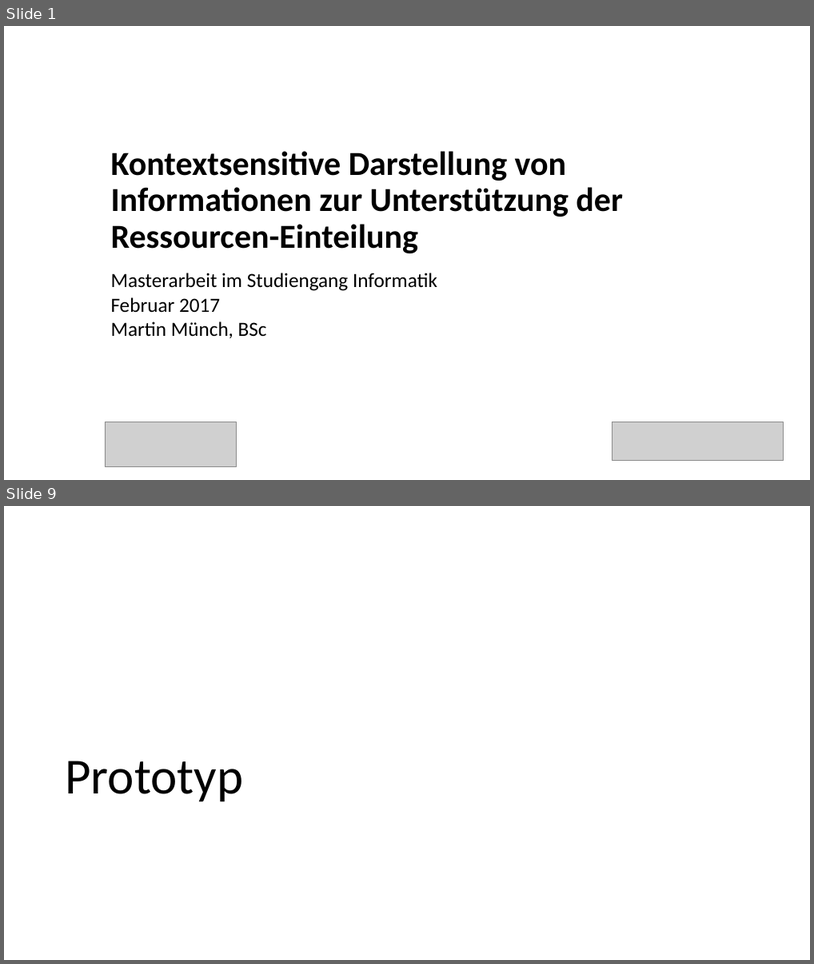
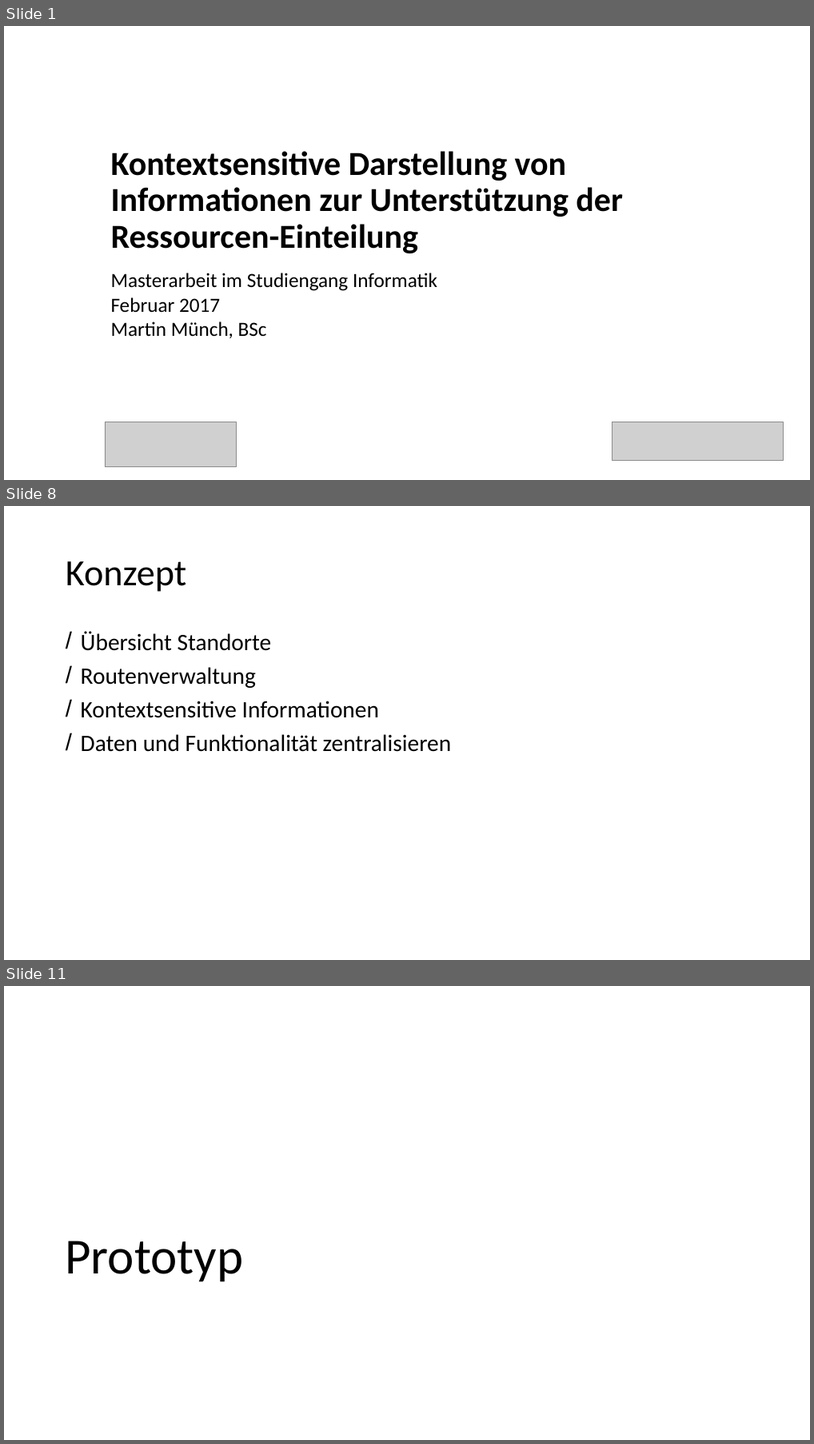
Before and after one commit to advocd/MasterThesis, a slide deck: Abgaben/Präsentation Masterarbeit/Präsentation Muench.pptx. Shown one above the other, each under a label of ours: slides 1 and 9 before the commit, slides 1, 8 and 11 after it; the slides between them are not shown. The pictures are 814x964 and 814x1444 pixels, drawn with LibreOffice and Linux fonts; fonts in the diff are those of the drawing; grey boxes stand for pictures. Boxes give left, top, right and bottom in pixels: in the first picture for what was removed or moved away, otherwise in the second. Text is boxed around its words. In the diff, an @@ line names an element or a change of style, - is before the commit and + after.

```diff
--- a/Abgaben/Präsentation Masterarbeit/Präsentation Muench.pptx
+++ b/Abgaben/Präsentation Masterarbeit/Präsentation Muench.pptx
@@ slide 8 added at (4,506,810,960), background #FFFFFF @@
@@ title added at (66,561,186,592), 44 pt, text #000000 @@
+Konzept
@@ text added at (81,631,451,752), 28 pt, text #000000 @@
+/ Übersicht Standorte
+/ Routenverwaltung
+/ Kontextsensitive Informationen
+/ Daten und Funktionalität zentralisieren
@@ what was slide 9 is now slide 11 @@
```
Also in this commit, not shown: 8 slides changed, 4 other slides added, 1 slide removed.
